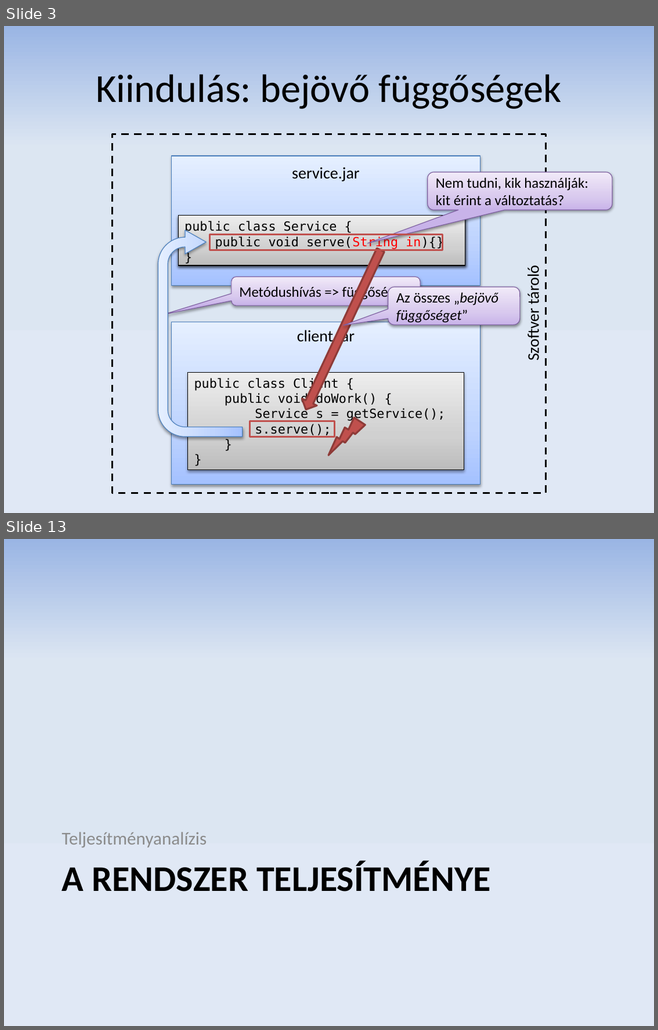
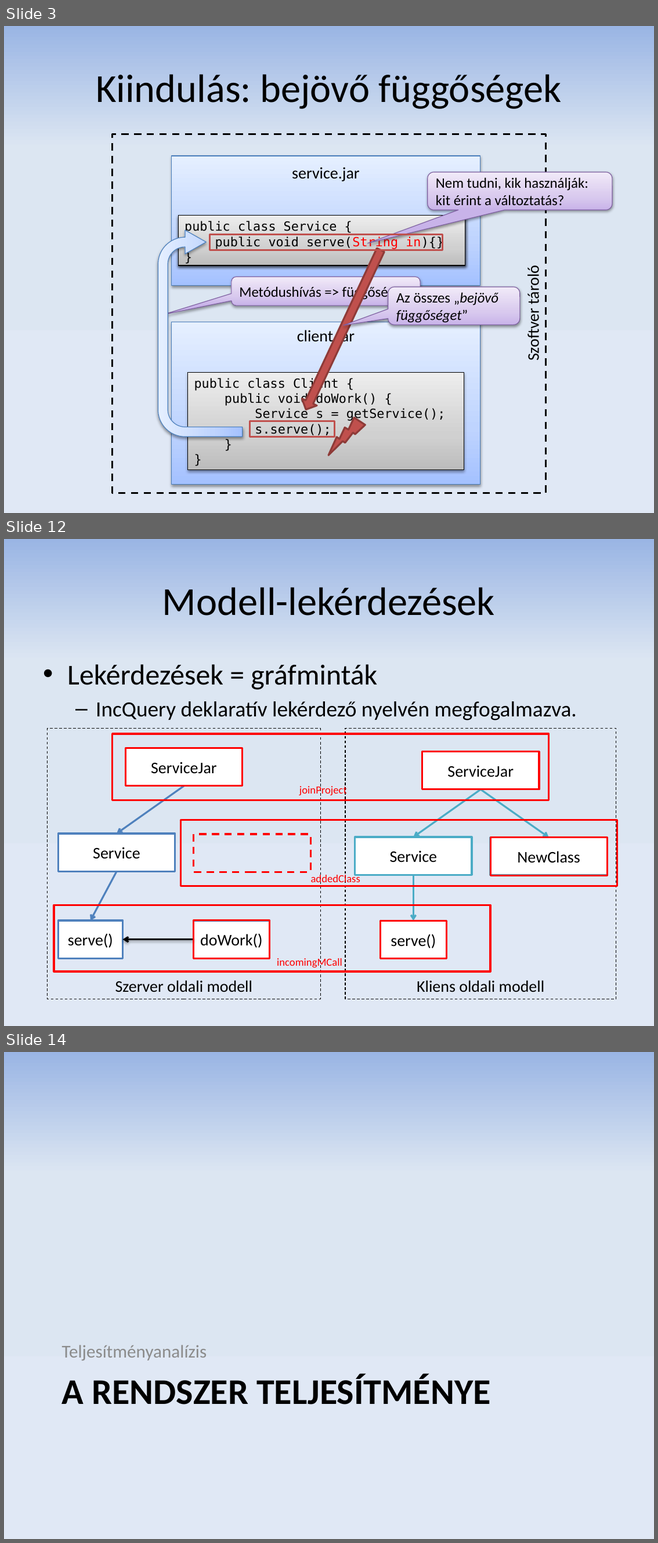
Before and after one commit to donat/incquery-deps, a slide deck: incquery-deps-documentation/presentation/tdk_pres_hu_v2.pptx. Shown one above the other, each under a label of ours: slides 3 and 13 before the commit, slides 3, 12 and 14 after it; the slides between them are not shown. The pictures are 658x1030 and 658x1543 pixels, drawn with LibreOffice and Linux fonts; fonts in the diff are those of the drawing. Boxes give left, top, right and bottom in pixels: in the first picture for what was removed or moved away, otherwise in the second. Text is boxed around its words. In the diff, an @@ line names an element or a change of style, - is before the commit and + after.

```diff
--- a/incquery-deps-documentation/presentation/tdk_pres_hu_v2.pptx
+++ b/incquery-deps-documentation/presentation/tdk_pres_hu_v2.pptx
@@ slide 12 added at [4, 539, 654, 1026], background gradient #9AB5E4 to #DCE6F2 to #E1E8F5 @@
@@ title added at [162, 587, 495, 616], 44 pt, text #000000 @@
+Modell-lekérdezések
@@ text added at [67, 664, 576, 721], 24 pt, text #000000 @@
+• Lekérdezések = gráfminták
+  – IncQuery deklaratív lekérdező nyelvén megfogalmazva.
@@ rectangle added at [48, 729, 320, 1000], outline #000000 0.75 pt dashed @@
@@ rectangle added at [345, 729, 616, 1000], outline #000000 0.75 pt dashed @@
@@ rectangle added at [125, 748, 242, 786], fill #FFFFFF, outline #4F81BD 2 pt, 18 pt, text #000000 @@
+ServiceJar
@@ rectangle added at [422, 751, 539, 789], fill #FFFFFF, outline #4BACC6 2 pt, 18 pt, text #000000 @@
+ServiceJar
@@ arrow added from (184, 786) to (117, 834), #4F81BD 2 pt @@
@@ group added at [112, 734, 549, 800]: 3 rectangles, 1 text @@
+joinProject
@@ arrow added from (480, 790) to (413, 837), #4BACC6 2 pt @@
@@ arrow added from (480, 790) to (549, 838), #4BACC6 2 pt @@
@@ rectangle added at [58, 834, 175, 871], fill #FFFFFF, outline #4F81BD 2 pt, 18 pt, text #000000 @@
+Service
@@ rectangle added at [355, 837, 471, 875], fill #FFFFFF, outline #4BACC6 2 pt, 18 pt, text #000000 @@
+Service
@@ rectangle added at [490, 838, 607, 875], fill #FFFFFF, outline #4BACC6 2 pt, 18 pt, text #000000 @@
+NewClass
@@ arrow added from (117, 871) to (90, 921), #4F81BD 2 pt @@
@@ group added at [181, 820, 616, 886]: 3 rectangles, 1 text @@
+addedClass
@@ arrow added from (413, 875) to (413, 921), #4BACC6 2 pt @@
@@ rectangle added at [58, 921, 122, 959], fill #FFFFFF, outline #4F81BD 2 pt, 18 pt, text #000000 @@
+serve()
@@ rectangle added at [194, 921, 270, 959], fill #FFFFFF, outline #4F81BD 2 pt, 18 pt, text #000000 @@
+doWork()
@@ rectangle added at [380, 921, 447, 959], fill #FFFFFF, outline #4BACC6 2 pt, 18 pt, text #000000 @@
+serve()
@@ arrow added from (194, 940) to (123, 940), #000000 2 pt @@
@@ group added at [54, 906, 490, 972]: 3 rectangles, 1 text @@
+incomingMCall
@@ text added at [115, 980, 253, 993], 18 pt, text #000000 @@
+Szerver oldali modell
@@ text added at [416, 980, 545, 993], 18 pt, text #000000 @@
+Kliens oldali modell
@@ what was slide 13 is now slide 14 @@
```
Also in this commit, not shown: 10 slides changed, 1 other slide added, 1 slide removed.
